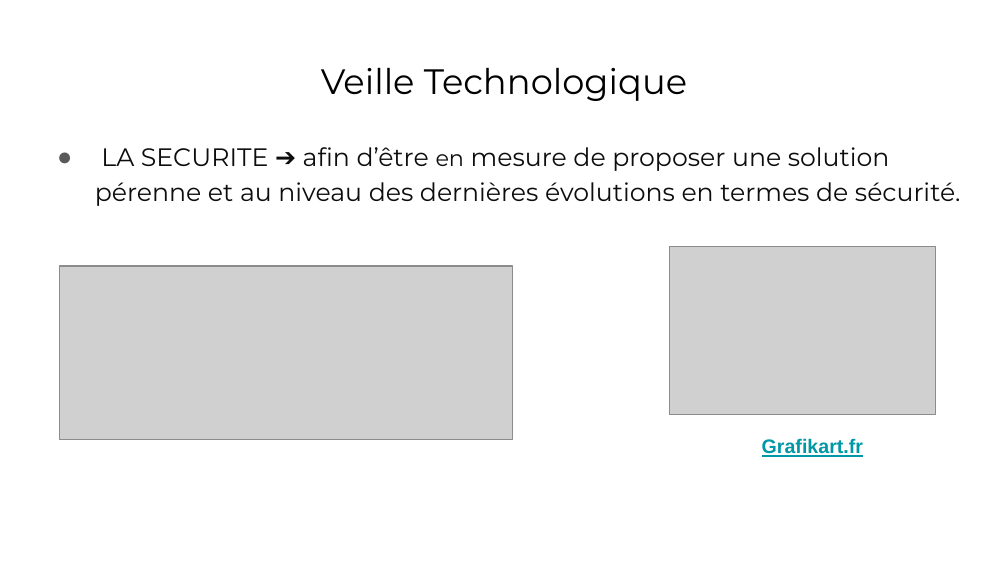
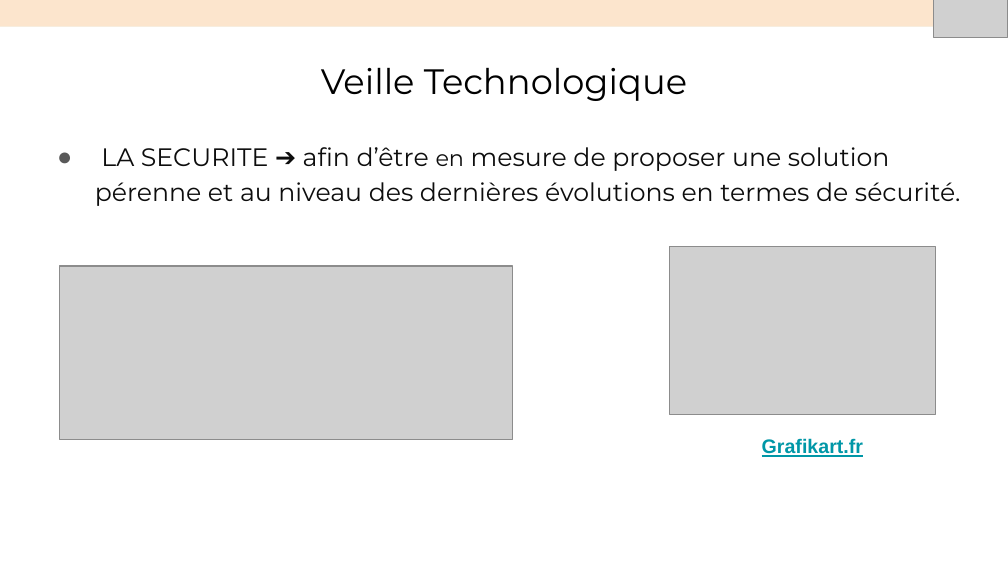
Before and after one commit to fredcentvin/Menu-Maker-by-QWENTA, a slide deck: slide 12 of Présentation+Soufiane.pptx (slide 11 before the commit). Drawn at 1008x567 pixels with LibreOffice and Linux fonts; fonts in the diff are those of the drawing; grey boxes stand for pictures. Boxes give left, top, right and bottom in pixels: in the first picture for what was removed or moved away, otherwise in the second. Text is boxed around its words. In the diff, an @@ line names an element or a change of style, - is before the commit and + after.

```diff
--- a/Présentation+Soufiane.pptx
+++ b/Présentation+Soufiane.pptx
@@ rectangle added at [0,0,1008,26], fill #FCE5CD, outline #F7EDDE 0.75 pt @@
@@ picture added at [933,0,1008,37] @@
```
Also in this commit, not shown: 10 other slides changed, 1 slide added, 1 other file.
